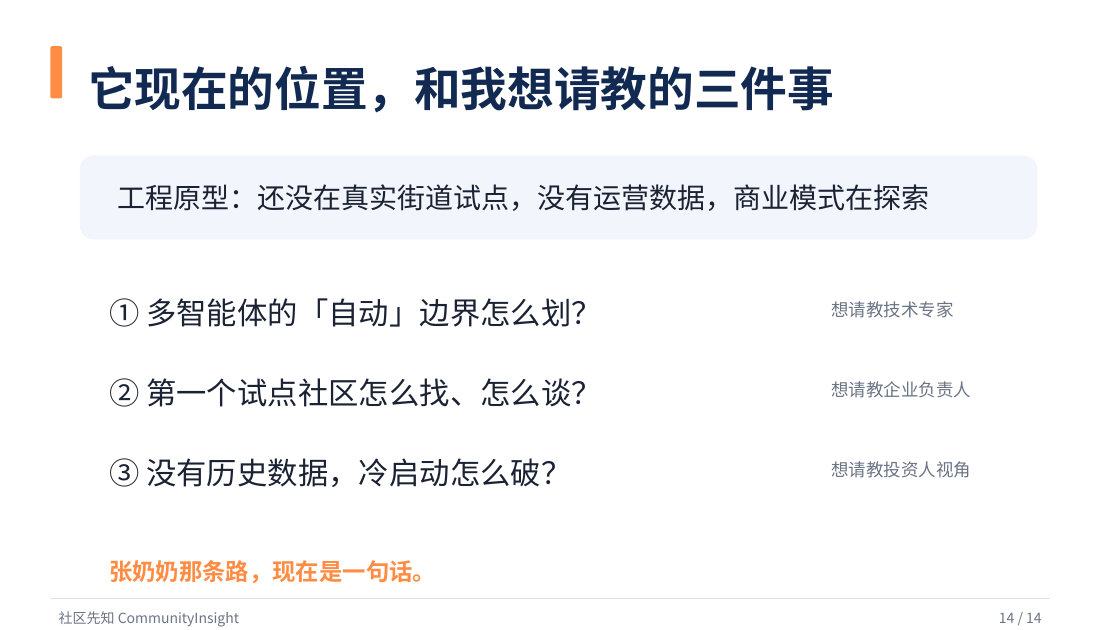
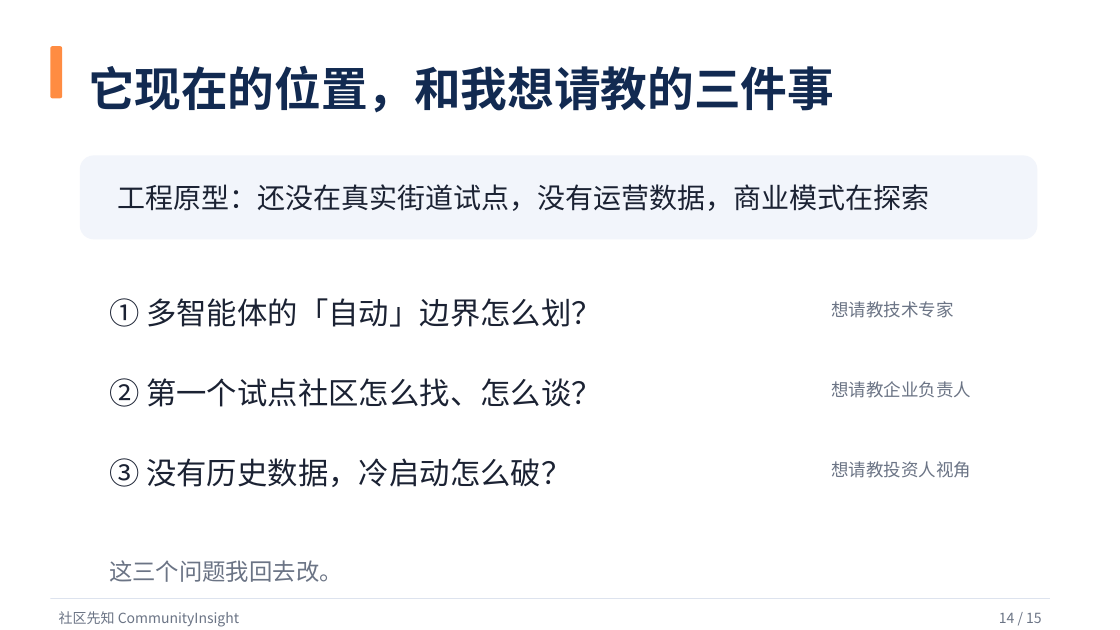
Before and after one commit to woshuofengsu/campus-insight-agent, a slide deck: slide 14 of docs/competition/9月22日路演-社区先知.pptx. Drawn at 1120x630 pixels with LibreOffice and Linux fonts; fonts in the diff are those of the drawing. Boxes give left, top, right and bottom in pixels: in the first picture for what was removed or moved away, otherwise in the second. Text is boxed around its words. In the diff, an @@ line names an element or a change of style, - is before the commit and + after.

```diff
--- a/docs/competition/9月22日路演-社区先知.pptx
+++ b/docs/competition/9月22日路演-社区先知.pptx
@@ text at (x1=109, y1=560, x2=343, y2=582): text changed; text colour #FF8C42 to #6B7485; bold off @@
-张奶奶那条路，现在是一句话。
+这三个问题我回去改。
@@ text at (x1=999, y1=613, x2=1042, y2=623): text changed @@
-14 / 14
+14 / 15
```
Also in this commit, not shown: 13 other slides changed, 1 slide added, 2 slides removed, 8 other files.
